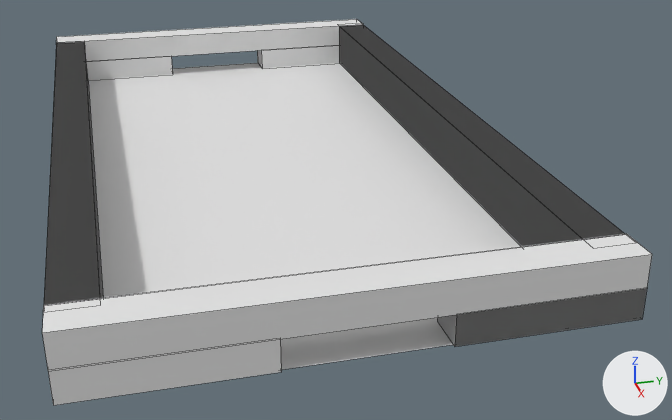
The Blender file Assets/table2-not-joined.blend: old version first, new version second.
Both versions are drawn from a 50 mm camera at (9.44, -5.92, 4.94) aimed at (-2.75, -2.74, -0.74). The lights are fixed; the arrows at lower right show +X, +Y and +Z. Mesh edges are drawn as thin lines.

Before the edit, the objects in view are built like this:
```python
ob_cube_000 = bpy.data.objects.new('Cube.000', me_cube_001)
ob_cube_000.location = (-3.43, -0.93, 0.25)
ob_cube_000.scale = (5.0, 0.25, 0.375)
ob_cube_001 = bpy.data.objects.new('Cube.001', me_cube_002)
ob_cube_001.location = (-3.43, -0.93, 0.25)
ob_cube_001.scale = (5.0, 0.25, 0.375)
ob_cube_002 = bpy.data.objects.new('Cube.002', me_cube_004)
ob_cube_002.location = (-3.43, -0.93, 0.25)
ob_cube_002.scale = (5.0, 0.25, 0.375)
ob_cube_003 = bpy.data.objects.new('Cube.003', me_cube_000)
ob_cube_003.location = (-3.43, -0.93, 0.25)
ob_cube_003.scale = (5.0, 0.25, 0.375)
ob_cube_004 = bpy.data.objects.new('Cube.004', me_cube_003)
ob_cube_004.location = (-3.43, -0.93, 0.25)
ob_cube_004.scale = (5.0, 0.25, 0.375)
ob_cube_005 = bpy.data.objects.new('Cube.005', me_cube_005)
ob_cube_005.location = (-3.43, -0.93, 0.25)
ob_cube_005.scale = (5.0, 0.25, 0.375)
ob_plane = bpy.data.objects.new('Plane', me_plane)
ob_plane.location = (-3.42, -3.65, -0.12)
ob_plane.scale = (5.46, 2.95, 1.0)
# me_cube_004
# before: 0 (-1.0, -22.8, -1.0), 1 (-1.0, -22.8, 1.0) at pixel (56, 42), 2 (-1.0, -20.8, -1.0), 3 (-1.0, -20.8, 1.0) at pixel (84, 40), 4 (1.0, -22.8, -1.0)
# before: 5 (1.0, -22.8, 1.0) at pixel (43, 312), 6 (1.0, -20.8, -1.0), 7 (1.0, -20.8, 1.0) at pixel (100, 305), 8 (-1.0, -22.8, 0.0), 9 (-1.0, -22.8, 1.0) at pixel (56, 42)
# before: 10 (-1.1, -22.8, 0.0), 11 (-1.1, -22.8, 1.0) at pixel (56, 36), 12 (-1.0, 1.0, 0.0), 13 (-1.0, 1.0, 1.0) at pixel (363, 24), 15 (-1.1, 1.0, 1.0) at pixel (356, 19)
# me_cube_000
# before: 8 (-1.0, -1.0, -1.0) at pixel (339, 63), 9 (-1.0, -1.0, 1.0) at pixel (339, 26), 10 (-1.0, 1.0, -1.0), 11 (-1.0, 1.0, 1.0) at pixel (363, 25), 12 (1.0, -1.0, -1.0)
# before: 13 (1.0, -1.0, 1.0) at pixel (583, 239), 14 (1.0, 1.0, -1.0), 15 (1.0, 1.0, 1.0) at pixel (625, 234), 16 (1.0, -7.4, 0.0), 17 (1.0, -7.4, -1.0) at pixel (437, 321)
# before: 19 (1.1, -7.4, -1.0) at pixel (454, 346), 20 (1.0, 1.0, 0.0), 21 (1.0, 1.0, -1.0), 22 (1.1, 1.0, 0.0) at pixel (647, 287), 23 (1.1, 1.0, -1.0) at pixel (642, 319)
# me_cube_003
# before: 0 (-1.0, -22.8, -1.0), 1 (-1.0, -22.8, 1.0) at pixel (56, 42), 2 (-1.0, -20.8, -1.0), 3 (-1.0, -20.8, 1.0) at pixel (84, 40), 4 (1.0, -22.8, -1.0)
# before: 5 (1.0, -22.8, 1.0) at pixel (43, 312), 6 (1.0, -20.8, -1.0), 7 (1.0, -20.8, 1.0) at pixel (100, 305), 8 (1.1, -22.8, 0.0) at pixel (48, 371), 9 (1.1, -22.8, 1.0) at pixel (42, 332)
# before: 10 (1.0, -22.8, 0.0), 11 (1.0, -22.8, 1.0) at pixel (43, 304), 13 (1.1, 1.0, 1.0) at pixel (652, 254), 14 (1.0, 1.0, 0.0), 15 (1.0, 1.0, 1.0) at pixel (626, 233)
```
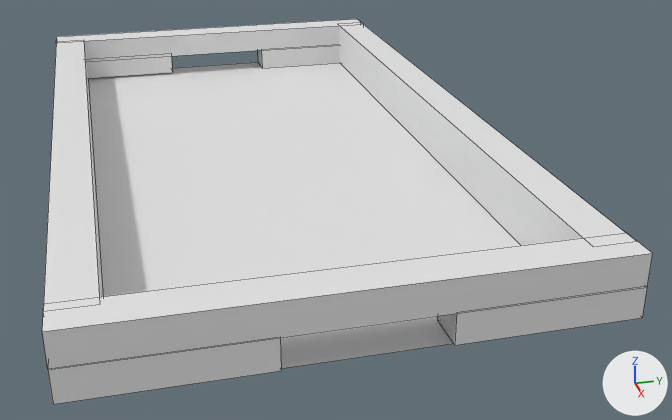
Commit message: Separated table mesh into objects

Changed parts and their boxes (x1, y1, x2, y2) in the pictures (672 x 420 px):
'Plane', moved: before (88, 63, 521, 370); after (88, 62, 521, 368)
'Cube.004', reshaped, moved: before (42, 234, 652, 371); after (42, 233, 653, 370)
'Cube.002', reshaped: before (44, 19, 625, 305); after (57, 19, 360, 59)
'Cube.006', added: after (338, 22, 625, 245)
'Cube.000', reshaped, moved (90% narrower): before (44, 26, 624, 305); after (44, 40, 103, 304)
'Cube.005', reshaped, moved: before (86, 28, 647, 347); after (86, 53, 173, 78)
'Cube.003', reshaped: before (343, 66, 581, 246); after (437, 287, 647, 345)
part 1 of me_cube_001, deleted: before (342, 26, 624, 238)
part 2 of me_cube_004, deleted: before (339, 25, 625, 247)
part 3 of me_cube_004, cut back: before (44, 19, 364, 305); after (57, 19, 360, 59)
part 4 of me_cube_000, cut back: before (343, 66, 581, 246)
part 5 of me_cube_003, cut back: before (42, 234, 651, 333); after (42, 233, 652, 332)
part 6 of me_cube_005, deleted: before (340, 28, 581, 238)
part 7 of me_cube_005, deleted: before (437, 288, 647, 347)

The change, as a diff of the scene's bpy script:
```diff
--- a/Assets/table2-not-joined.blend.py
+++ b/Assets/table2-not-joined.blend.py
@@ me_cube_004 @@
 me_cube_004.from_pydata(...)  # 24 vertices, 18 faces; spans x -1.1..1.0, y -22.8..1.0, z -1.0..1.0
 # used by ob_cube_002; location = (-3.43, -0.93, 0.25); scale = (5.0, 0.25, 0.375)
 # verts and faces of me_cube_004; kept vertices keep their numbers, new ones are numbered from 24
+# me_cube_004 part 2: the loose piece of 8 vertices spanning x -1.0..1.0, y -1.0..1.0, z -1.0..1.0 is deleted
+# me_cube_004 part 3
+delete_vertices([0, *range(2, 8), 9])  # with the faces that use them
+faces += [(1, 11, 10, 8), (1, 8, 12, 13), (1, 13, 15, 11)]
@@ me_cube_001 @@
 me_cube_001.from_pydata(...)  # 20 vertices, 13 faces; spans x -1.0..1.0, y -22.8..1.0, z -1.0..1.0
 # used by ob_cube_000; location = (-3.43, -0.93, 0.25); scale = (5.0, 0.25, 0.375)
+# me_cube_001 part 1: the loose piece of 8 vertices spanning x -1.0..1.0, y -1.0..1.0, z -1.0..1.0 is deleted
@@ me_cube_000 @@
 me_cube_000.from_pydata(...)  # 24 vertices, 18 faces; spans x -1.0..1.1, y -22.8..1.0, z -1.0..1.0
 # used by ob_cube_003; location = (-3.43, -0.93, 0.25); scale = (5.0, 0.25, 0.375)
 # verts and faces of me_cube_000; kept vertices keep their numbers, new ones are numbered from 24
+# me_cube_000 part 4
+delete_vertices([*range(8, 14), 15, 21])  # with the faces that use them
+faces += [(14, 17, 16, 20), (14, 20, 22, 23), (14, 23, 19, 17)]
@@ me_cube_003 @@
 me_cube_003.from_pydata(...)  # 24 vertices, 18 faces; spans x -1.0..1.1, y -22.8..1.0, z -1.0..1.0
 # used by ob_cube_004; location = (-3.43, -0.93, 0.25); scale = (5.0, 0.25, 0.375)
 # verts and faces of me_cube_003; kept vertices keep their numbers, new ones are numbered from 24
+# me_cube_003 part 5
+delete_vertices([*range(0, 5), 6, 7, 11])  # with the faces that use them
+faces += [(5, 10, 8, 9), (5, 15, 14, 10), (5, 9, 13, 15)]
@@ me_cube_005 @@
 me_cube_005.from_pydata(...)  # 32 vertices, 24 faces; spans x -1.1..1.1, y -22.8..1.0, z -1.0..1.0
 # used by ob_cube_005; location = (-3.43, -0.93, 0.25); scale = (5.0, 0.25, 0.375)
+# me_cube_005 part 6: the loose piece of 8 vertices spanning x -1.0..1.0, y -1.0..1.0, z -1.0..1.0 is deleted
+# me_cube_005 part 7: the loose piece of 8 vertices spanning x 1.0..1.1, y -7.4..1.0, z -1.0..0.0 is deleted
@@ me_cube_007 @@
+me_cube_007.from_pydata(...)  # a box spanning x -1.04..1.04, y -1.0..1.0, z -1.0..1.0
@@ ob_plane @@
 ob_plane = bpy.data.objects.new('Plane', me_plane)
-ob_plane.location = (-3.42, -3.65, -0.12)
+ob_plane.location = (-3.44, -3.65, -0.12)
 ob_plane.scale = (5.46, 2.95, 1.0)
@@ ob_cube_000 @@
 ob_cube_000 = bpy.data.objects.new('Cube.000', me_cube_001)
-ob_cube_000.location = (-3.43, -0.93, 0.25)
+ob_cube_000.location = (-3.43, -0.93, 0.26)
 ob_cube_000.scale = (5.0, 0.25, 0.375)
@@ ob_cube_004 @@
 ob_cube_004 = bpy.data.objects.new('Cube.004', me_cube_003)
-ob_cube_004.location = (-3.43, -0.93, 0.25)
+ob_cube_004.location = (-3.43, -0.93, 0.26)
 ob_cube_004.scale = (5.0, 0.25, 0.375)
@@ ob_cube_005 @@
 ob_cube_005 = bpy.data.objects.new('Cube.005', me_cube_005)
-ob_cube_005.location = (-3.43, -0.93, 0.25)
+ob_cube_005.location = (-3.43, -0.93, 0.3)
 ob_cube_005.scale = (5.0, 0.25, 0.375)
@@ ob_cube_006 @@
+ob_cube_006 = bpy.data.objects.new('Cube.006', me_cube_007)
+ob_cube_006.location = (-3.43, -0.93, 0.26)
+ob_cube_006.scale = (5.0, 0.25, 0.375)
```
